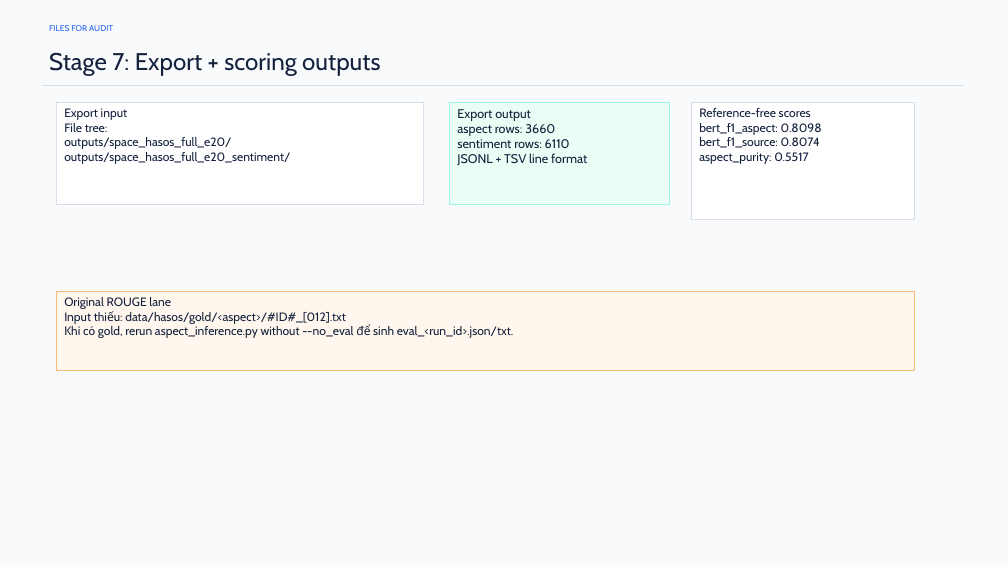
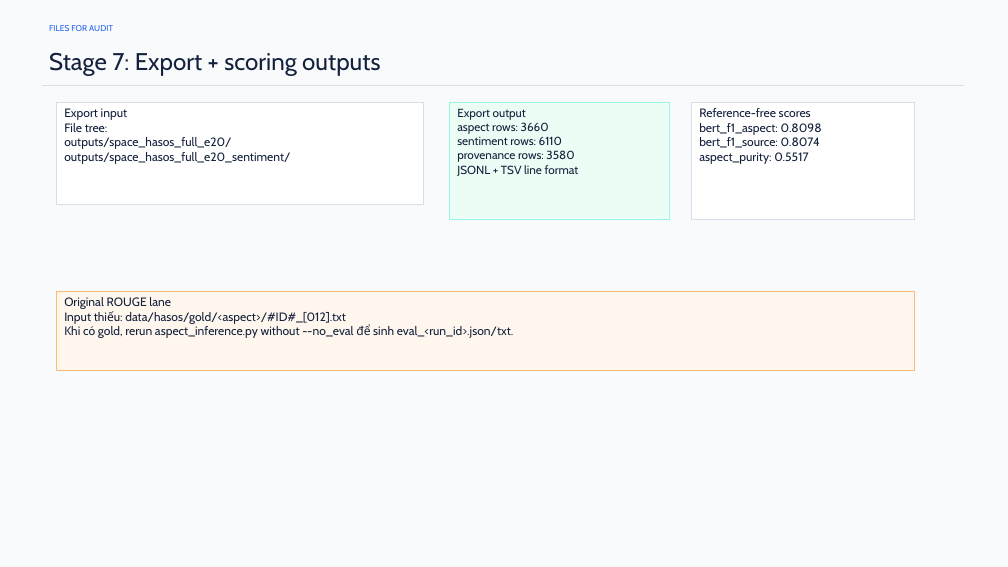
Before and after one commit to Meanliss/hotel-aspect-summarization, a slide deck: slide 11 of reports/space_hasos_stage_io.pptx (slide 10 before the commit). Drawn at 1008x567 pixels with LibreOffice and Linux fonts; fonts in the diff are those of the drawing. Boxes give left, top, right and bottom in pixels: in the first picture for what was removed or moved away, otherwise in the second. Text is boxed around its words. In the diff, an @@ line names an element or a change of style, - is before the commit and + after.

Commit message:
Add HASOS sentence provenance outputs

```diff
--- a/reports/space_hasos_stage_io.pptx
+++ b/reports/space_hasos_stage_io.pptx
@@ rectangle "Export output": place and size @@
-rectangle "Export output" at [450, 102, 669, 204]
+rectangle "Export output" at [450, 102, 669, 219]
@@ text in rectangle at [457, 108, 579, 176]: size 12 to 11.2 pt in "Export output", "aspect rows: 3660", "sentiment rows: 6110", "JSONL + TSV line format" @@
@@ text in rectangle at [457, 150, 574, 162]: paragraph added @@
+provenance rows: 3580
```
Also in this commit, not shown: 1 slide added, 10 other files.
